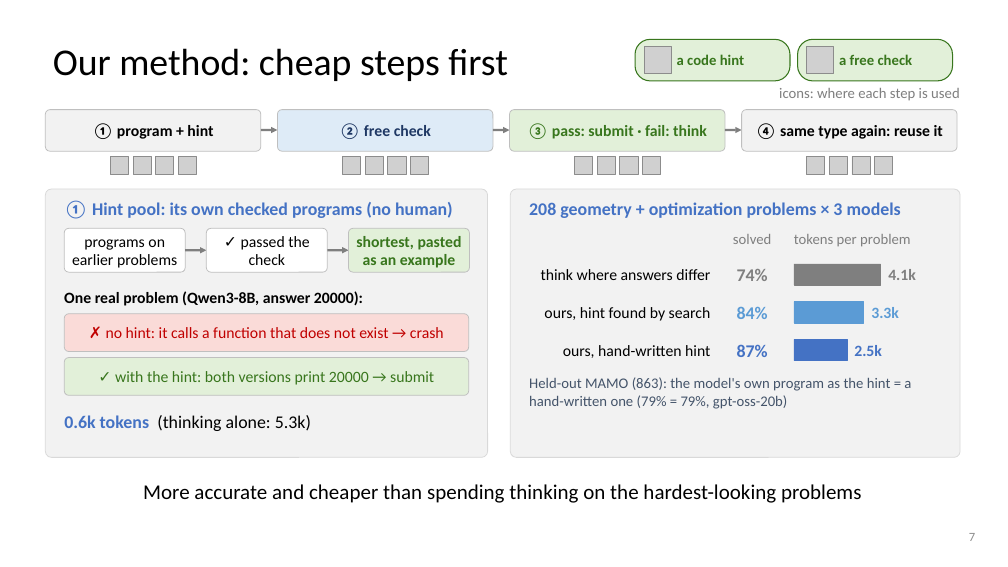
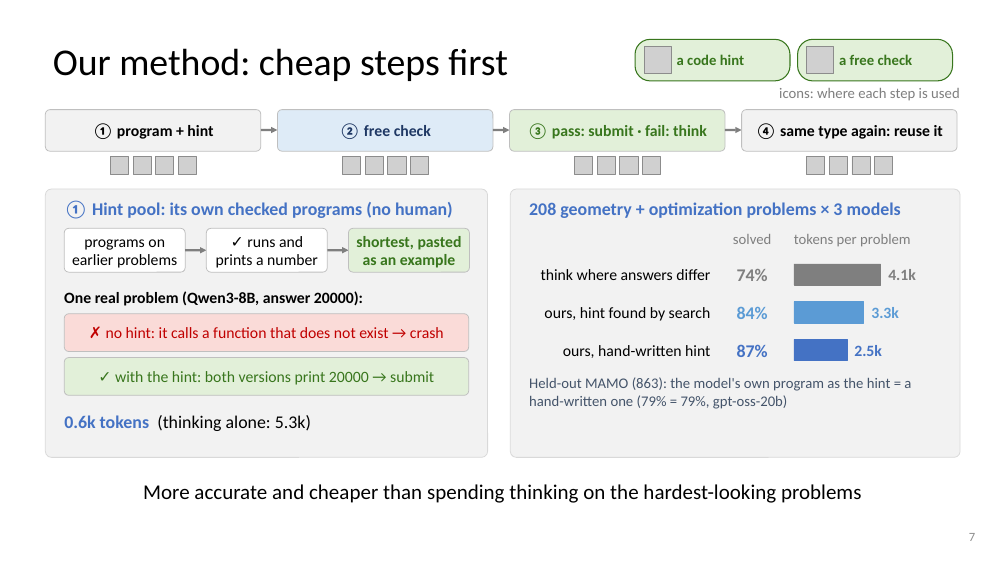
Before and after one commit to dlwns147/CSED490E_Project_Team5, a slide deck: slide 7 of Proposal_Team5.pptx. Drawn at 1008x567 pixels with LibreOffice and Linux fonts; fonts in the diff are those of the drawing; grey boxes stand for pictures. Boxes give left, top, right and bottom in pixels: in the first picture for what was removed or moved away, otherwise in the second. Text is boxed around its words. In the diff, an @@ line names an element or a change of style, - is before the commit and + after.

```diff
--- a/Proposal_Team5.pptx
+++ b/Proposal_Team5.pptx
@@ text at [216, 236, 318, 268]: text changed @@
-✓ passed the check
+✓ runs and prints a number
```
Also in this commit, not shown: 3 other files.
